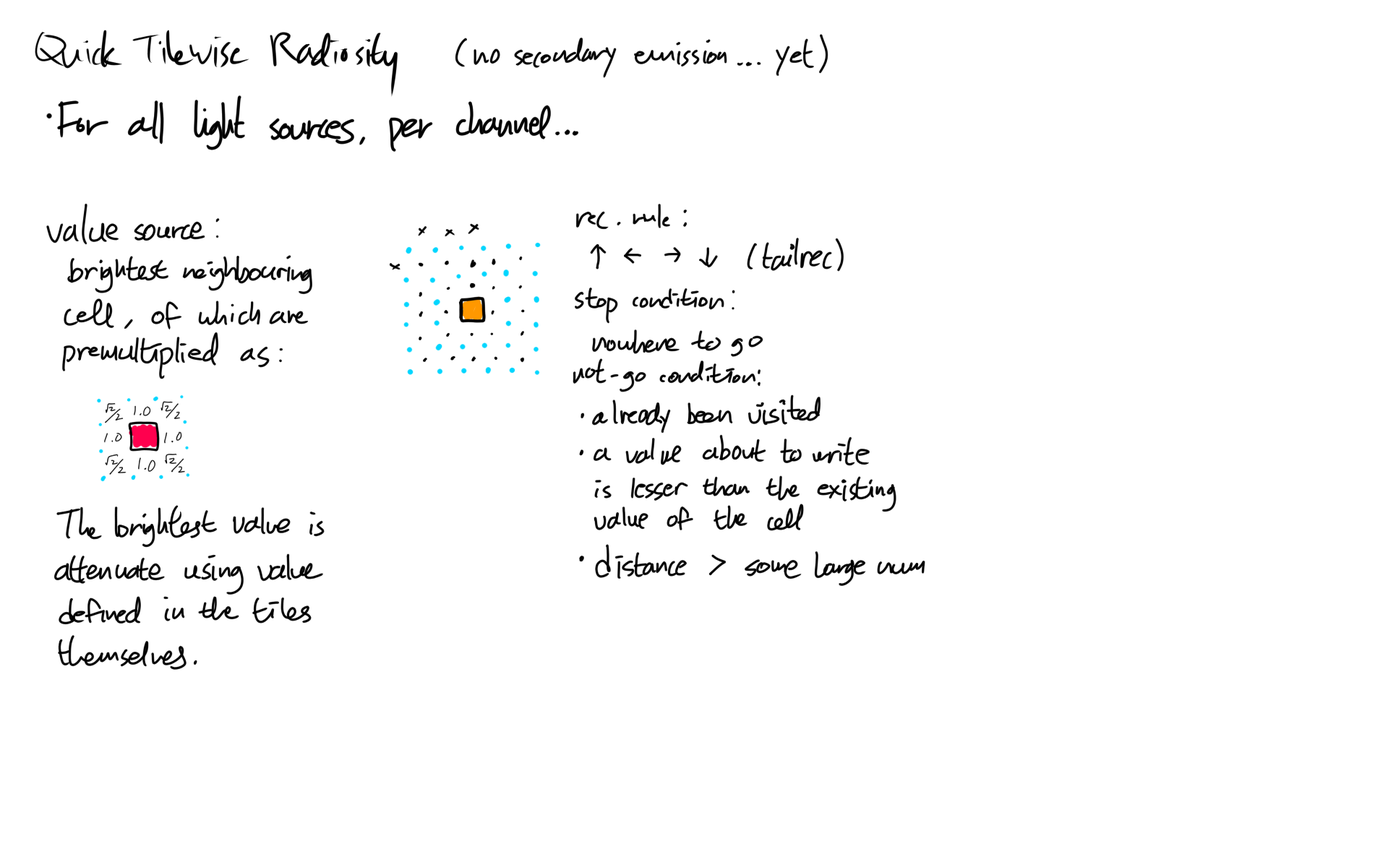
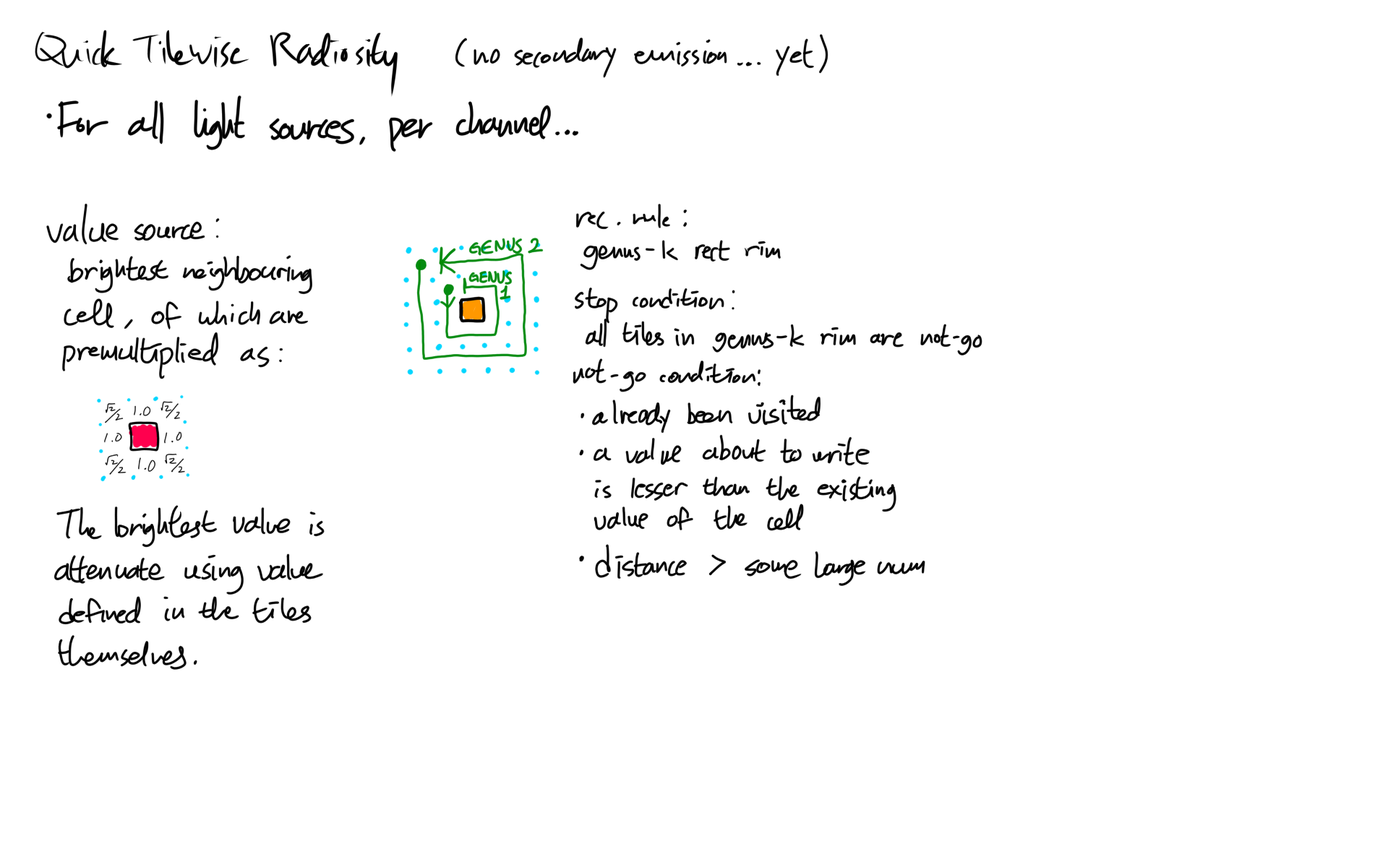
Comparing the layer stacks of the two 1388px x 867px images. Changes:
added layer "Layer 8" above "Layer 2" over [388, 231, 544, 363]
painted on "Layer 2" over [388, 223, 983, 363]
